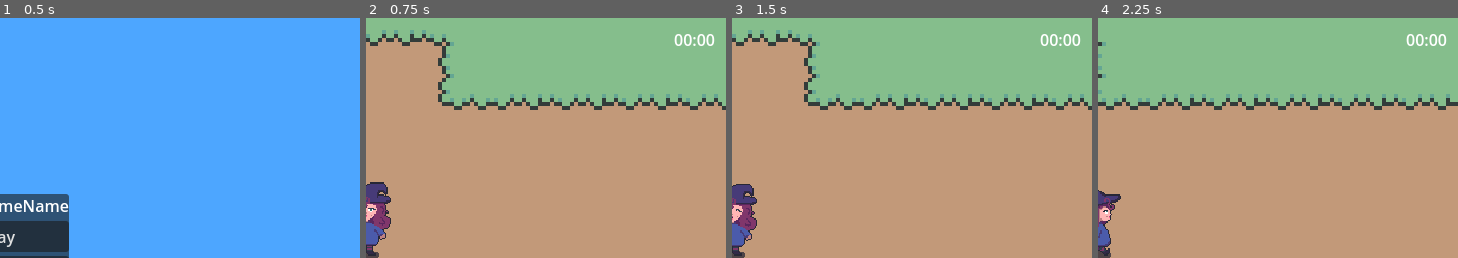
Above: before the commit, frames 1-4 (left to right).
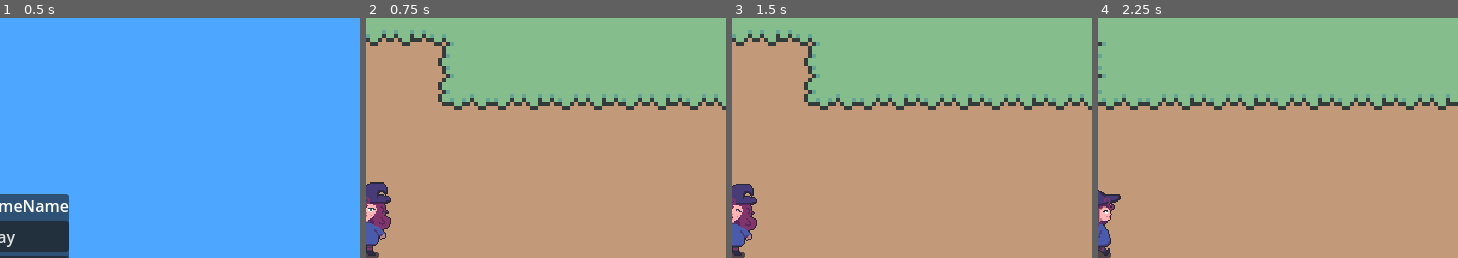
Above: after the commit, the same moments.

Repository: Sopheruss/ForestOfWonders_KikisAdventure
Game: Godot game, scene res://MenuStuff/MenuScenes/menu.tscn
The game is run twice, just before and just after one commit, with the same random seed, the same clock (stepped at 60 frames per second) and the same inputs.
Inputs:
- Up to frame 1 (0.5 s): no input
- Up to frame 2 (0.75 s): click "Play" at 0.5 s
- Up to frame 3 (1.5 s): click "||" at 1.25 s
- Up to frame 4 (2.25 s): tap Enter at 2 s; hold D (right) from 2.03 s (still down); hold E (interact) from 2.03 s (still down)
The pictures show only the part of the screen within x 50-100%, y 0-50%; the shares and areas given below are measured in that part.

Frame 1 is identical in both runs. In frame 2, 0.3% of the frame differs, in the area x 85-97%, y 6-12%; in frame 3, 0.3%; in frame 4, 0.3%.

Commit message:
deleted clock

Diff:
--- a/HUD.tscn
+++ b/HUD.tscn
@@ -7,22 +7,10 @@
 
 func _on_pause_button_pressed():
 	print(\"pause pressed\")
-
 "
 
 [node name="HUD" type="CanvasLayer"]
 script = SubResource("GDScript_kxh8k")
-
-[node name="Clock" type="Label" parent="."]
-anchors_preset = 1
-anchor_left = 1.0
-anchor_right = 1.0
-offset_left = -52.0
-offset_top = 10.0
-offset_right = -10.0
-offset_bottom = 33.0
-grow_horizontal = 0
-text = "00:00"
 
 [node name="PauseButton" type="Button" parent="."]
 offset_left = 10.0
